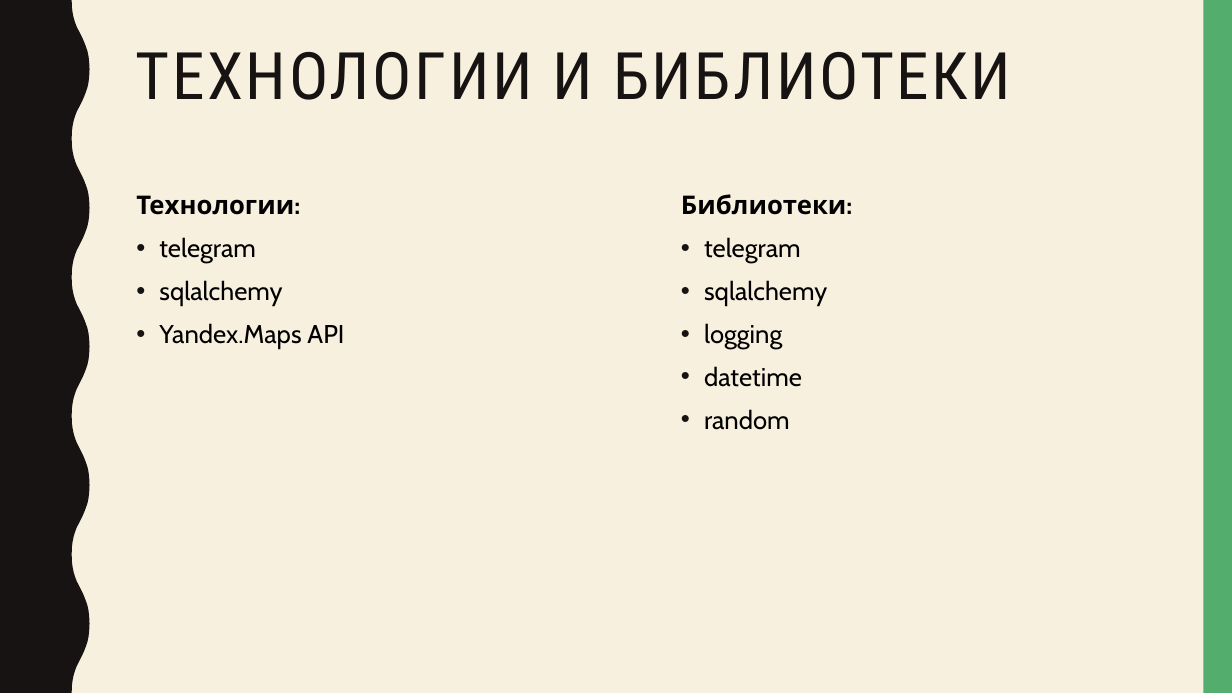
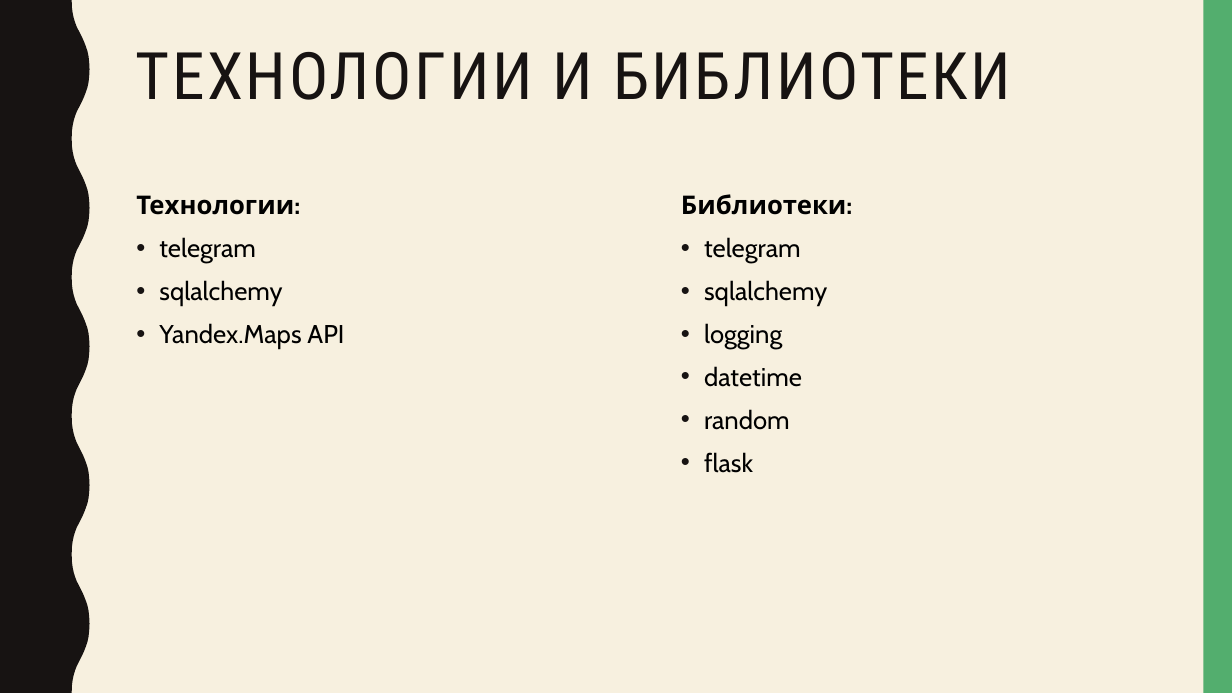
Before and after one commit to Gentlem4n72/TelegramQuiz, a slide deck: slide 7 of Бот Семён.pptx (slide 6 before the commit). Drawn at 1232x693 pixels with LibreOffice and Linux fonts; fonts in the diff are those of the drawing. Boxes give left, top, right and bottom in pixels: in the first picture for what was removed or moved away, otherwise in the second. Text is boxed around its words. In the diff, an @@ line names an element or a change of style, - is before the commit and + after.

```diff
--- a/Бот Семён.pptx
+++ b/Бот Семён.pptx
@@ text at (704,452,753,473): paragraph added @@
+• flask
```
Also in this commit, not shown: 1 slide added, 1 other file.
